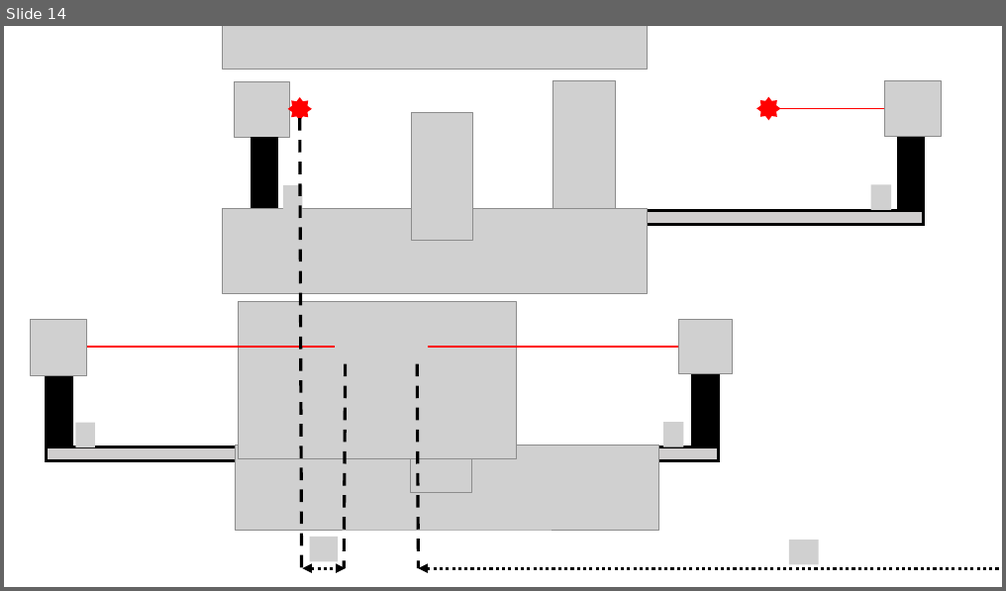
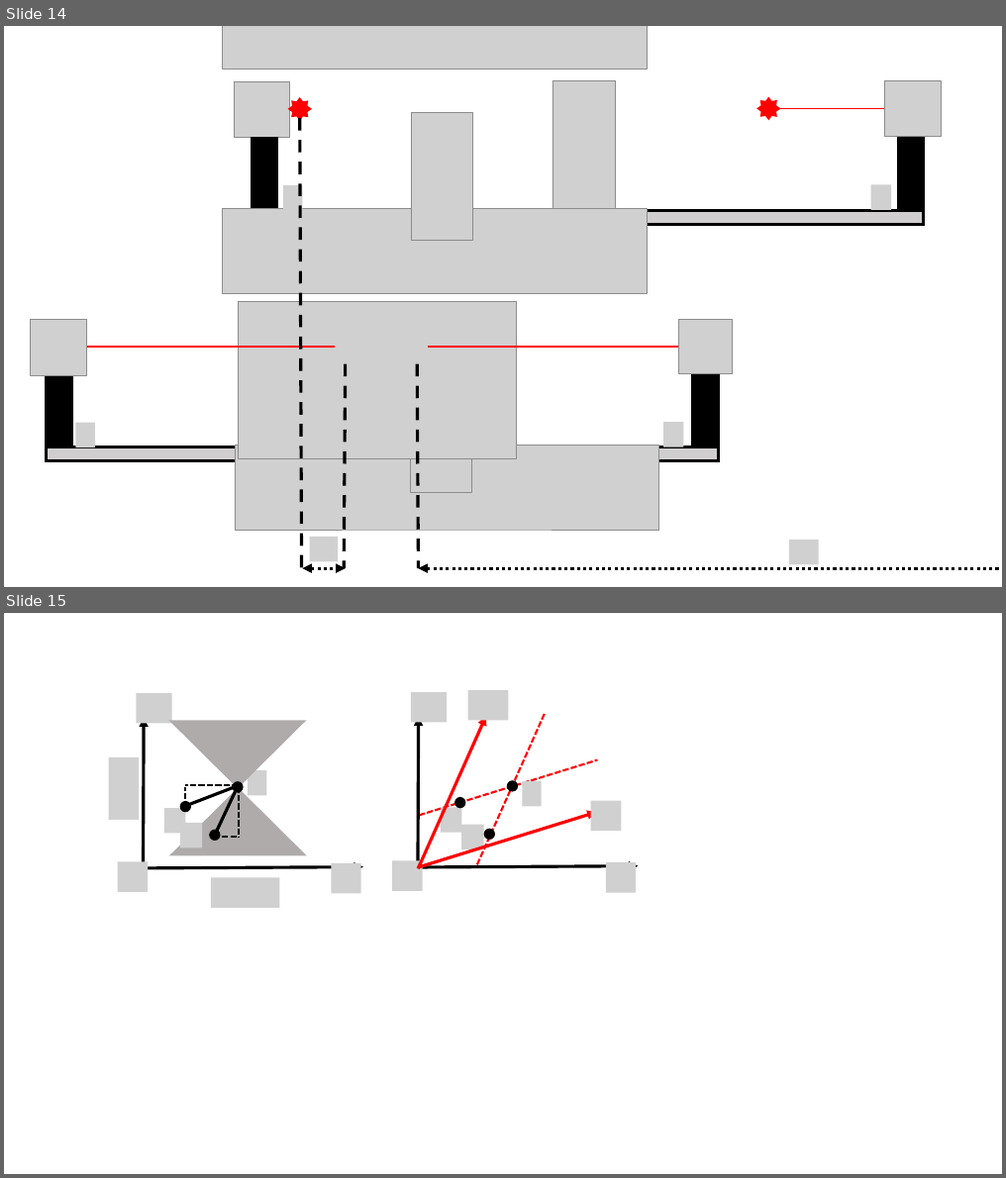
Before and after one commit to OSTP/PhysicsArtofModelling, a slide deck: tex/figures/SpecialRelativity/Figures.pptx. Shown one above the other, each under a label of ours: slide 14 before the commit, slides 14 and 15 after it. The pictures are 1006x591 and 1006x1178 pixels, drawn with LibreOffice and Linux fonts; fonts in the diff are those of the drawing; grey boxes stand for pictures; background and template pictures are left out. Boxes give left, top, right and bottom in pixels: in the first picture for what was removed or moved away, otherwise in the second. Text is boxed around its words. In the diff, an @@ line names an element or a change of style, - is before the commit and + after.

```diff
--- a/tex/figures/SpecialRelativity/Figures.pptx
+++ b/tex/figures/SpecialRelativity/Figures.pptx
@@ slide 15 added at <box>4,613,1002,1174</box>, background #FFFFFF @@
@@ line added from (477, 865) to (546, 713), #FF0000 2 pt dashed @@
@@ line added from (419, 815) to (598, 760), #FF0000 2 pt dashed @@
@@ group added at <box>108,693,363,908</box>: 8 pictures, 6 lines, 3 ellipses, 2 arrows, 2 triangles @@
@@ group added at <box>392,690,638,892</box>: 8 pictures, 4 arrows, 3 ellipses @@
```
Also in this commit, not shown: 1 other slide added, 1 slide removed, 3 other files.
